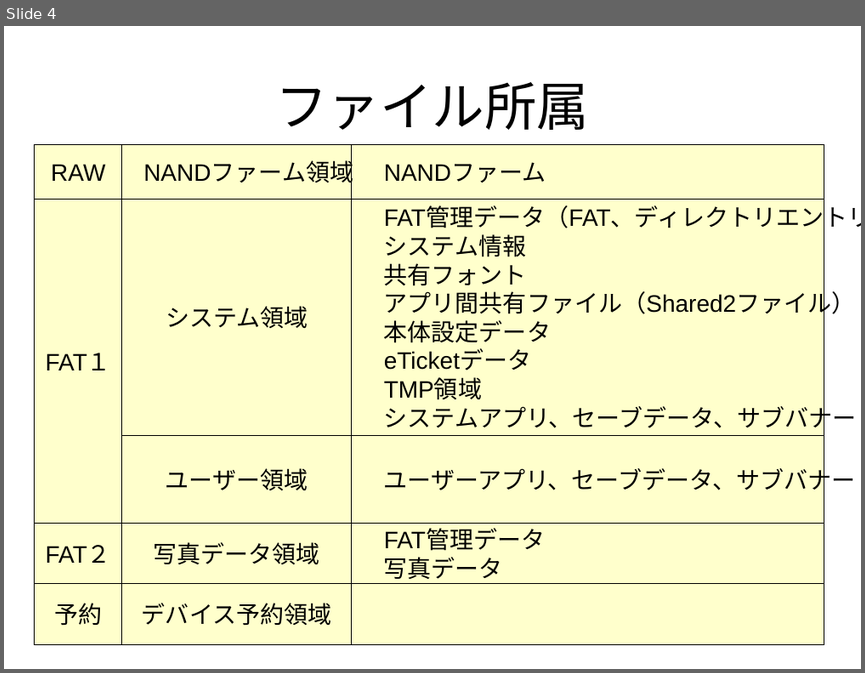
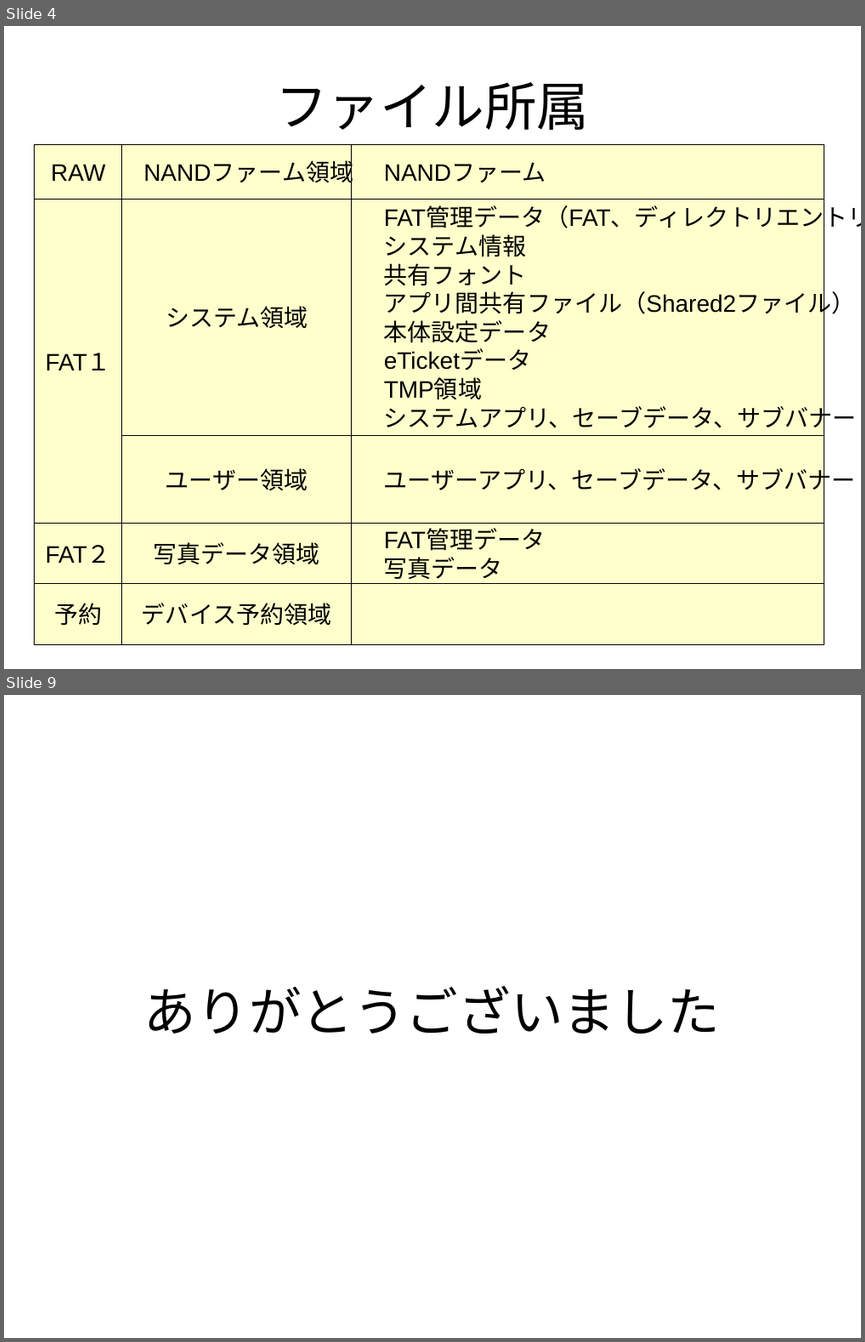
Before and after one commit to rvtr/TwlIPL, a slide deck: docs/NANDシステム領域.ppt. Shown one above the other, each under a label of ours: slide 4 before the commit, slides 4 and 9 after it; the slides between them are not shown. The pictures are 865x673 and 865x1342 pixels, drawn with LibreOffice and Linux fonts; fonts in the diff are those of the drawing. Boxes give left, top, right and bottom in pixels: in the first picture for what was removed or moved away, otherwise in the second. Text is boxed around its words. In the diff, an @@ line names an element or a change of style, - is before the commit and + after.

```diff
--- a/docs/NANDシステム領域.ppt
+++ b/docs/NANDシステム領域.ppt
@@ slide 9 added at (4,695,861,1338), background #FFFFFF @@
@@ title added at (144,986,721,1033), 44 pt, text #000000 @@
+ありがとうございました
```
Also in this commit, not shown: 6 slides changed, 3 other files.
